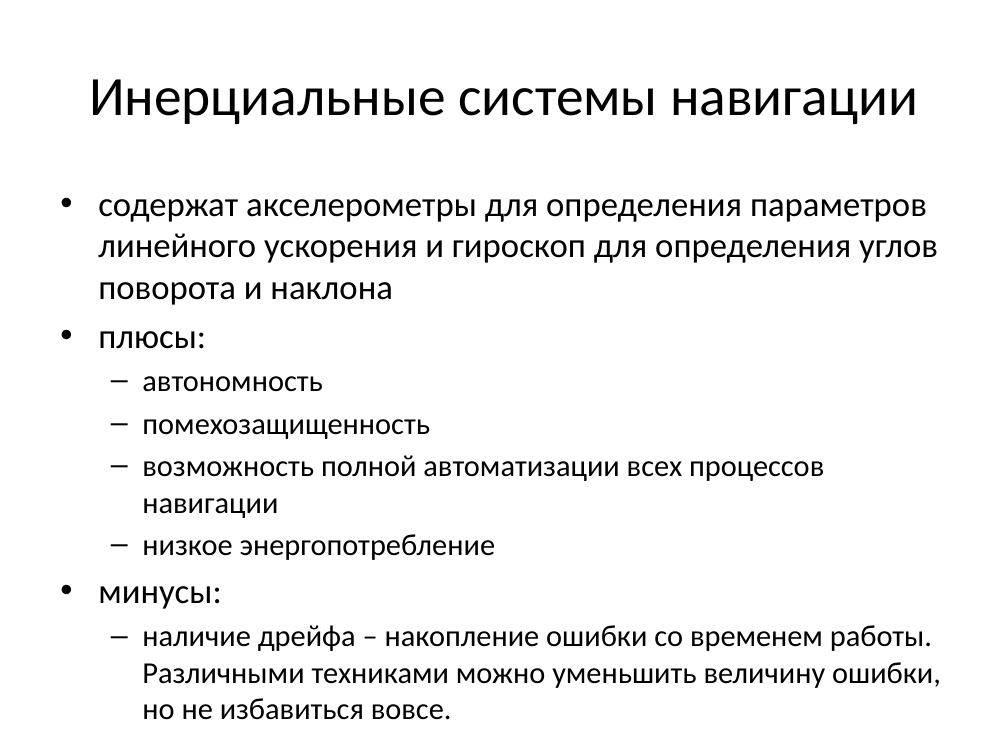
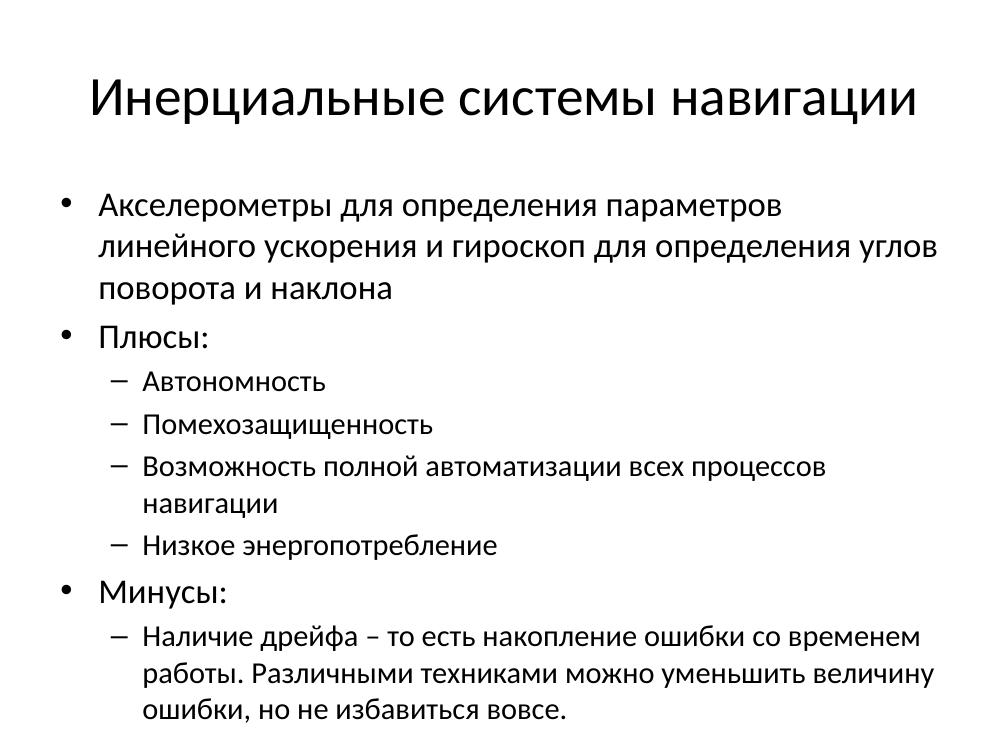
Before and after one commit to pkuderov/gyrocam, a slide deck: slide 4 of presentation.pptx (slide 6 before the commit). Drawn at 1008x756 pixels with LibreOffice and Linux fonts; fonts in the diff are those of the drawing. Boxes give left, top, right and bottom in pixels: in the first picture for what was removed or moved away, otherwise in the second. Text is boxed around its words. In the diff, an @@ line names an element or a change of style, - is before the commit and + after.

```diff
--- a/presentation.pptx
+++ b/presentation.pptx
@@ text at (x1=98, y1=193, x2=938, y2=723): text changed @@
-• содержат акселерометры для определения параметров линейного ускорения и гироскоп для определения углов поворота и наклона
-• плюсы:
-  – автономность
-  – помехозащищенность
-  – возможность полной автоматизации всех процессов навигации
-  – низкое энергопотребление
-• минусы:
-  – наличие дрейфа – накопление ошибки со временем работы. Различными техниками можно уменьшить величину ошибки, но не избавиться вовсе.
+• Акселерометры для определения параметров линейного ускорения и гироскоп для определения углов поворота и наклона
+• Плюсы:
+  – Автономность
+  – Помехозащищенность
+  – Возможность полной автоматизации всех процессов навигации
+  – Низкое энергопотребление
+• Минусы:
+  – Наличие дрейфа – то есть накопление ошибки со временем работы. Различными техниками можно уменьшить величину ошибки, но не избавиться вовсе.
```
Also in this commit, not shown: 7 other slides changed, 5 slides added, 5 slides removed, 3 other files.
